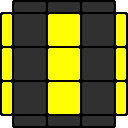
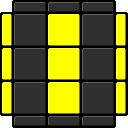
Two versions of the same layered image (128 × 128). Layer-by-layer changes:
painted on "color" over [2, 2, 126, 126]
